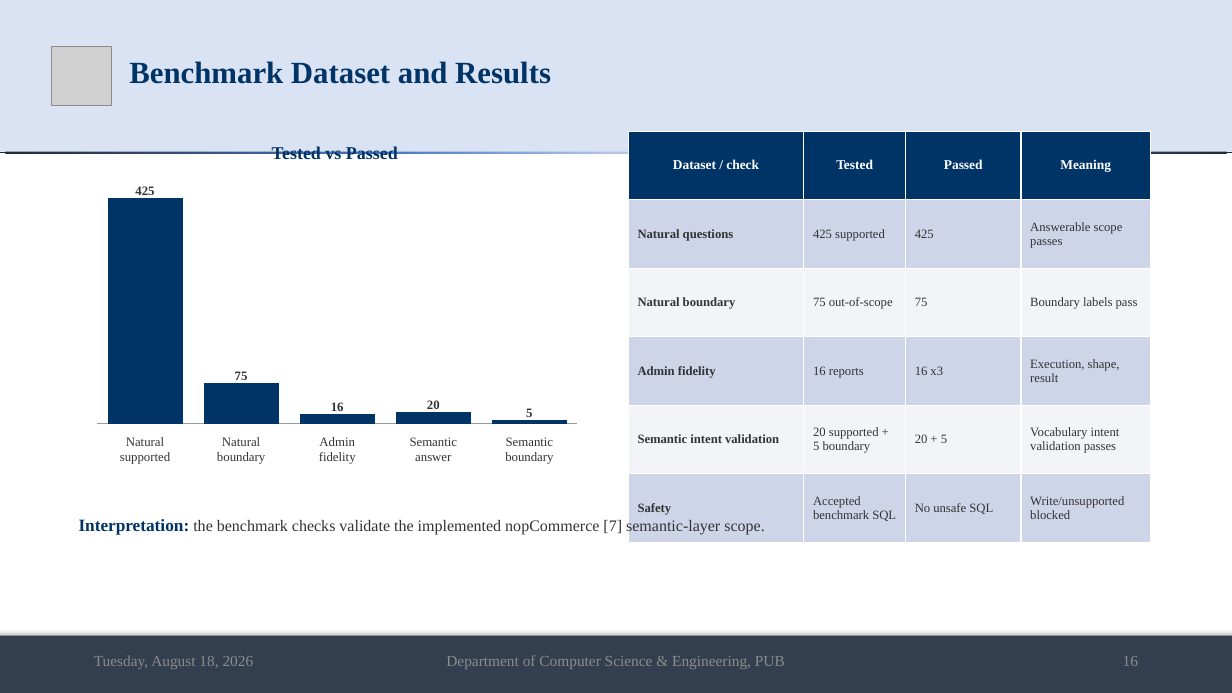
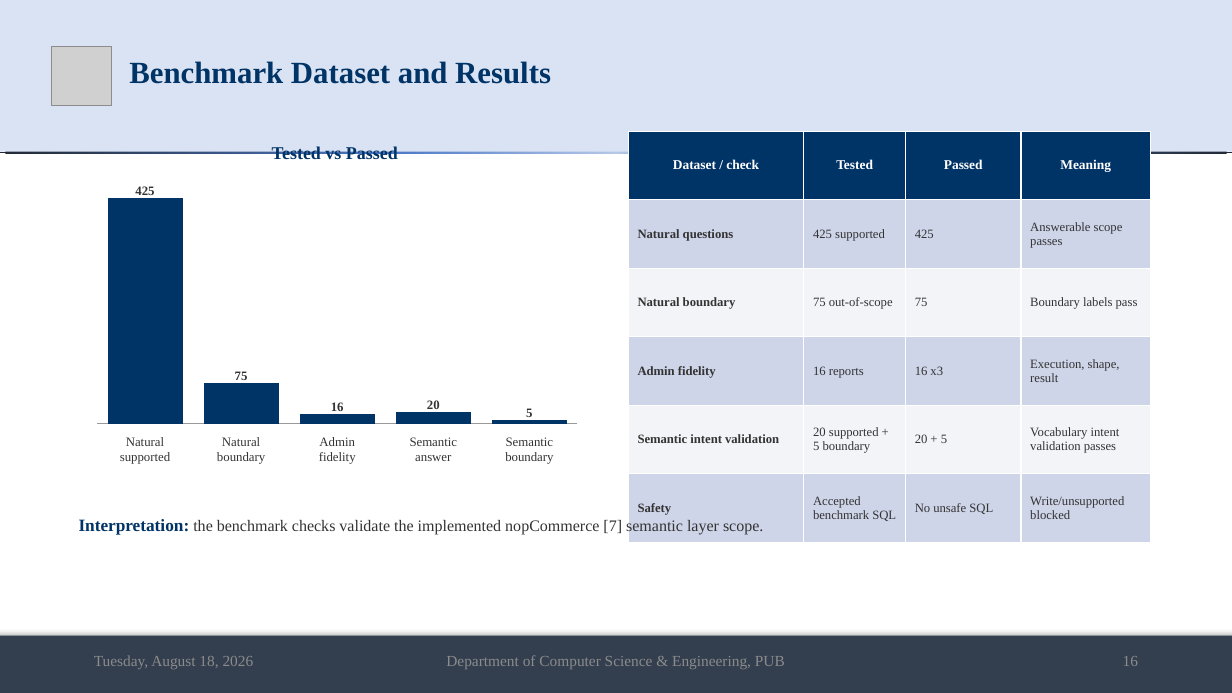
Before and after one commit to md-riaz/AEGIS-Research, a slide deck: slide 16 of docs/scripts/Md_Riaz_Final_Defense_0322310105101024.pptx. Drawn at 1232x693 pixels with LibreOffice and Linux fonts; fonts in the diff are those of the drawing; grey boxes stand for pictures. Boxes give left, top, right and bottom in pixels: in the first picture for what was removed or moved away, otherwise in the second. Text is boxed around its words. In the diff, an @@ line names an element or a change of style, - is before the commit and + after.

```diff
--- a/docs/scripts/Md_Riaz_Final_Defense_0322310105101024.pptx
+++ b/docs/scripts/Md_Riaz_Final_Defense_0322310105101024.pptx
@@ text at (x1=79, y1=518, x2=763, y2=535): text changed @@
-Interpretation: the benchmark checks validate the implemented nopCommerce [7] semantic-layer scope.
+Interpretation: the benchmark checks validate the implemented nopCommerce [7] semantic layer scope.
```
Also in this commit, not shown: 12 other slides changed, 2 slides added, 2 slides removed, 15 other files.
